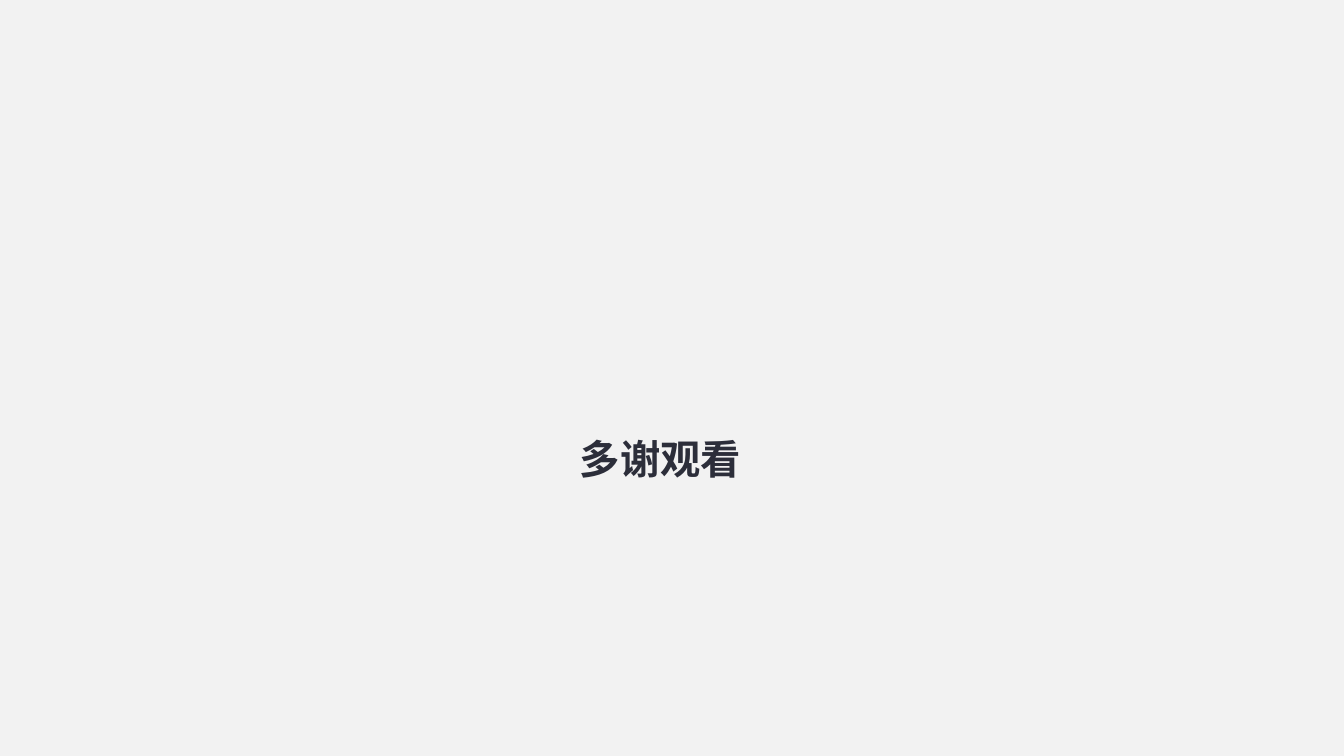
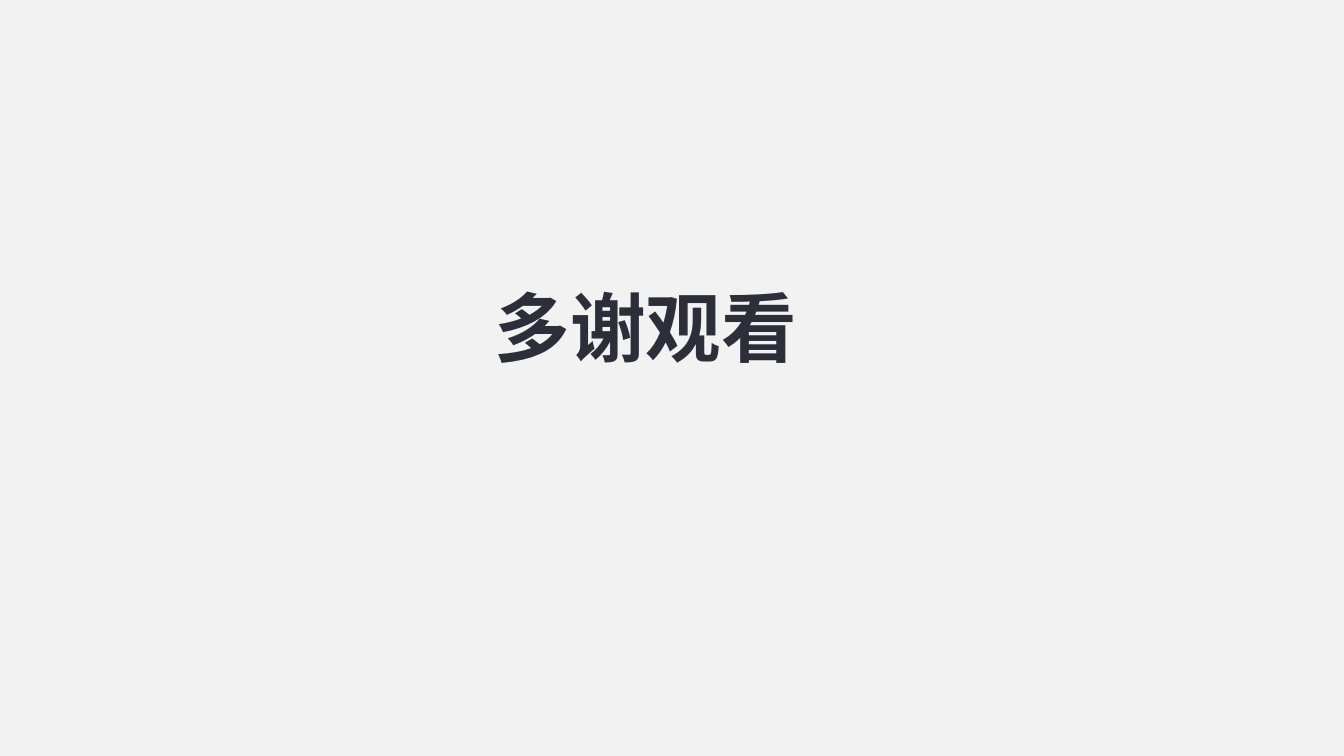
Before and after one commit to lemonghub/xmgl-blog, a slide deck: slide 22 of doc/文档/个人博客.pptx (slide 23 before the commit). Drawn at 1344x756 pixels with LibreOffice and Linux fonts; fonts in the diff are those of the drawing; background and template pictures are left out. Boxes give left, top, right and bottom in pixels: in the first picture for what was removed or moved away, otherwise in the second. Text is boxed around its words. In the diff, an @@ line names an element or a change of style, - is before the commit and + after.

```diff
--- a/doc/文档/个人博客.pptx
+++ b/doc/文档/个人博客.pptx
@@ title "多谢观看" moved from (x1=580, y1=439, x2=741, y2=478) to (x1=495, y1=291, x2=797, y2=363) @@
@@ title "多谢观看" at (x1=495, y1=291, x2=797, y2=363): size 28.8 to 54 pt @@
```
Also in this commit, not shown: 10 other slides changed, 7 slides added, 8 slides removed, 1 other file.
